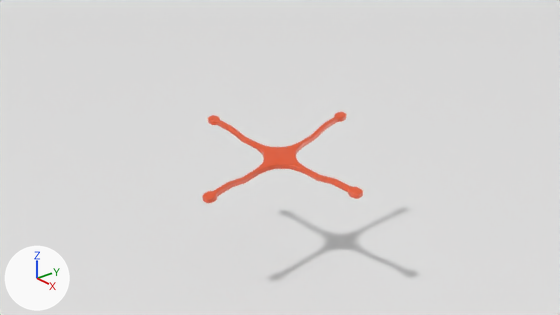
One commit to the Blender file quad_model.blend: the scene before it, then after it.
Rendered twice from the file's camera 'Camera'. The lights are fixed; the arrows at lower left show +X, +Y and +Z. Both versions are drawn at frame 27 of the action 'QuadFrameAction.002'; the numbers are the values there.

The first picture shows 'Plane', 'QuadFrame'.
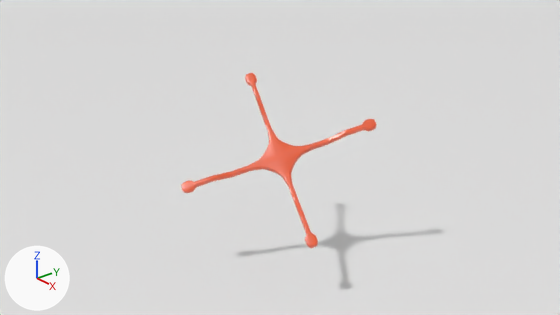
Where the change shows, as pixel boxes [x1, y1, x2, y2] in the pictures (560 x 315 px):
'QuadFrame', turned
    before: [202, 112, 363, 203]
    after: [181, 73, 376, 248]

Diff of the bpy script that builds the scene:
```diff
--- a/quad_model.blend.py
+++ b/quad_model.blend.py
@@ ob_quadframe @@
 ob_quadframe.rotation_mode = 'ZYX'
-ob_quadframe.rotation_euler = (0.128, 0.145, 0.136)  # degrees (7.3, 8.3, 7.8)
+ob_quadframe.rotation_euler = (0.568, 0.462, 2.61)  # degrees (33, 26, 150)
 _m = ob_quadframe.modifiers.new('Bevel', 'BEVEL')
```
